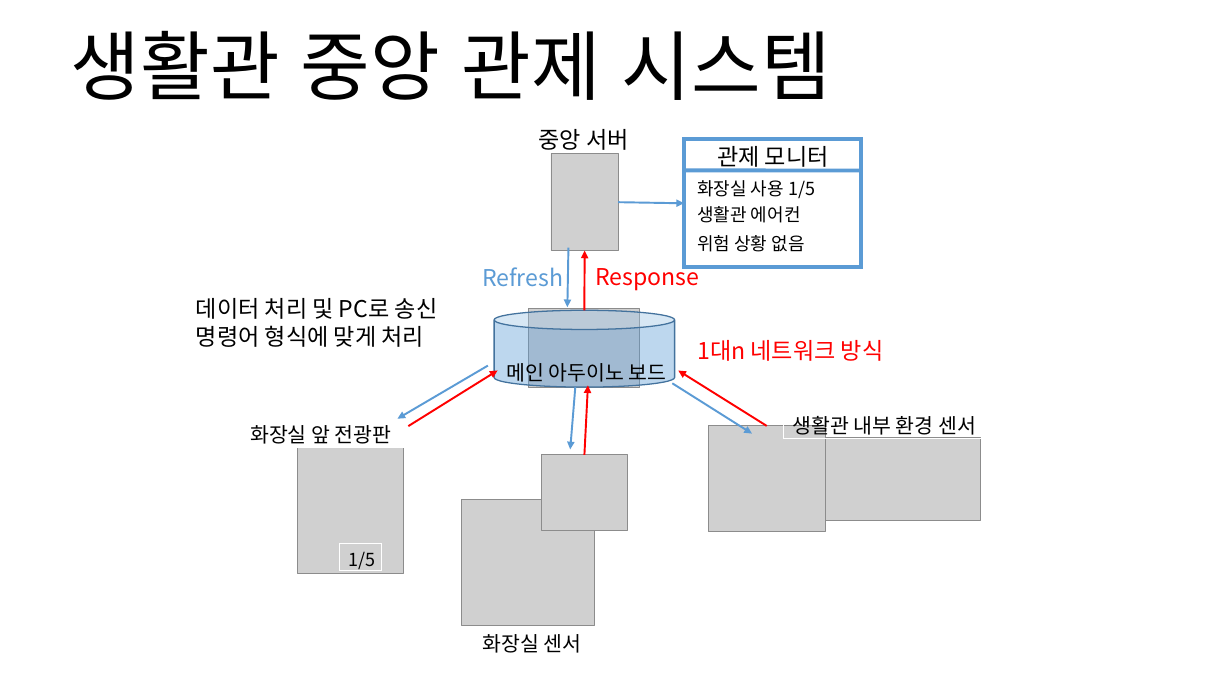
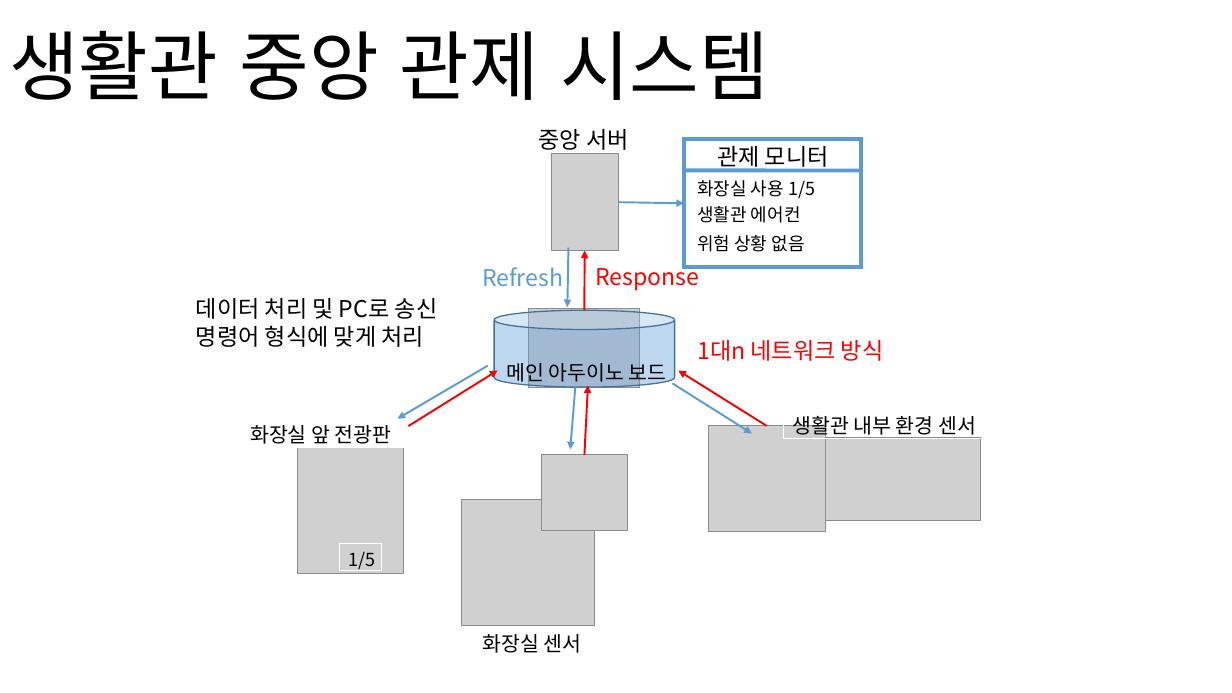
Before and after one commit to osam2018/IOT_mil-supporter, a slide deck: slide 7 of presentation ppt.pptx (slide 5 before the commit). Drawn at 1232x693 pixels with LibreOffice and Linux fonts; fonts in the diff are those of the drawing; grey boxes stand for pictures; background and template pictures are left out. Boxes give left, top, right and bottom in pixels: in the first picture for what was removed or moved away, otherwise in the second. Text is boxed around its words. In the diff, an @@ line names an element or a change of style, - is before the commit and + after.

```diff
--- a/presentation ppt.pptx
+++ b/presentation ppt.pptx
@@ title "생활관 중앙 관제 시스템": place and size @@
-title "생활관 중앙 관제 시스템" at box(71, 30, 831, 100)
+title "생활관 중앙 관제 시스템" at box(9, 30, 769, 100)
```
Also in this commit, not shown: 6 other slides changed, 7 slides added, 1 other file.
